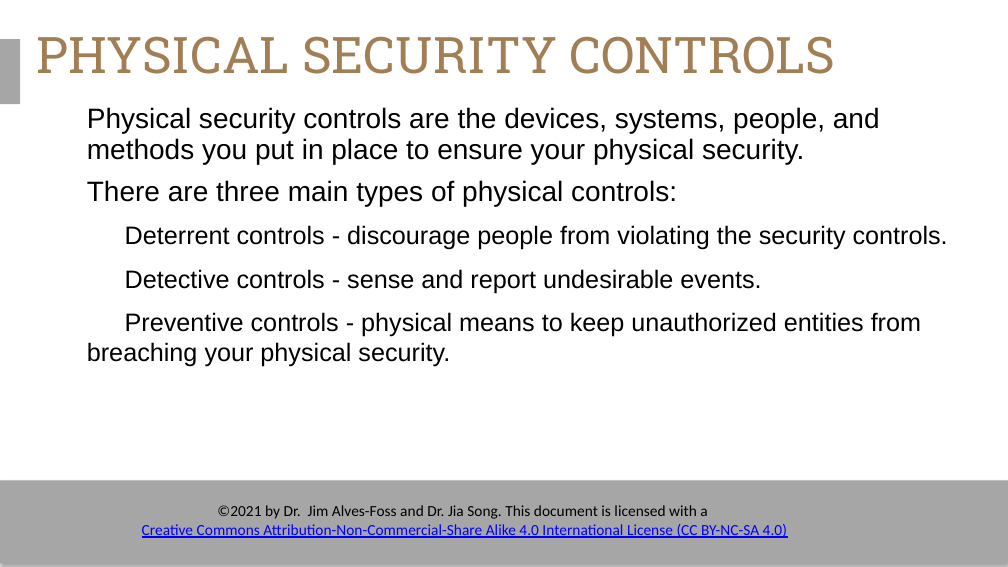
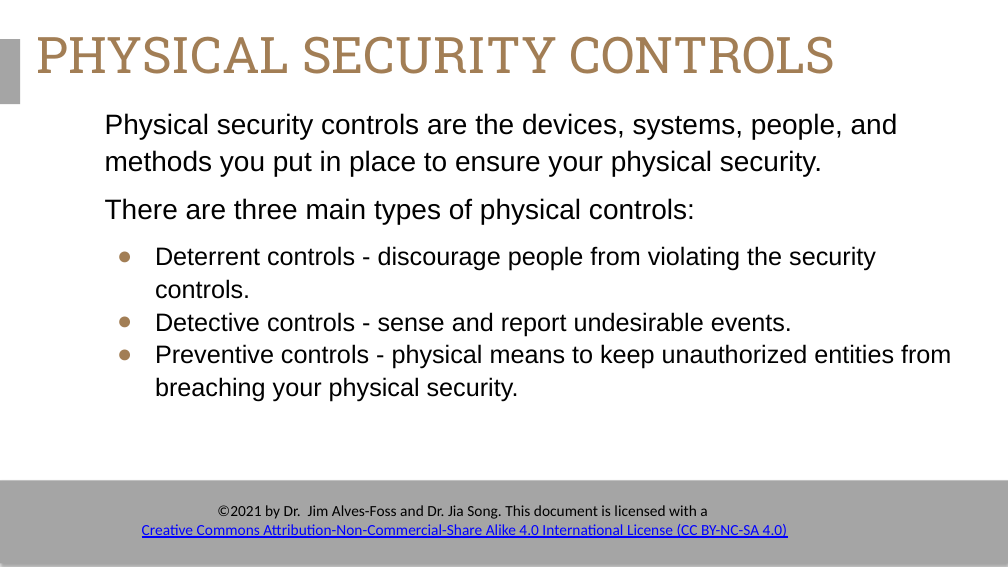
Before and after one commit to timburr1/timburr1.github.io, a slide deck: slide 6 of papers/CYB110/Module 9 - Physical Security.pptx. Drawn at 1008x567 pixels with LibreOffice and Linux fonts; fonts in the diff are those of the drawing; background and template pictures are left out. Boxes give left, top, right and bottom in pixels: in the first picture for what was removed or moved away, otherwise in the second. Text is boxed around its words. In the diff, an @@ line names an element or a change of style, - is before the commit and + after.

```diff
--- a/papers/CYB110/Module 9 - Physical Security.pptx
+++ b/papers/CYB110/Module 9 - Physical Security.pptx
@@ text "Physical security controls are the ...": place and size @@
-text "Physical security controls are the ..." at (87, 107, 948, 366)
+text "Physical security controls are the ..." at (105, 113, 951, 401)
@@ text "Physical security controls are the ..." at (105, 113, 951, 401): line spacing 21.6pt to 1.08; less space between paragraphs; bullet none to ● @@
```
Also in this commit, not shown: 20 other slides changed, 11 other files.
